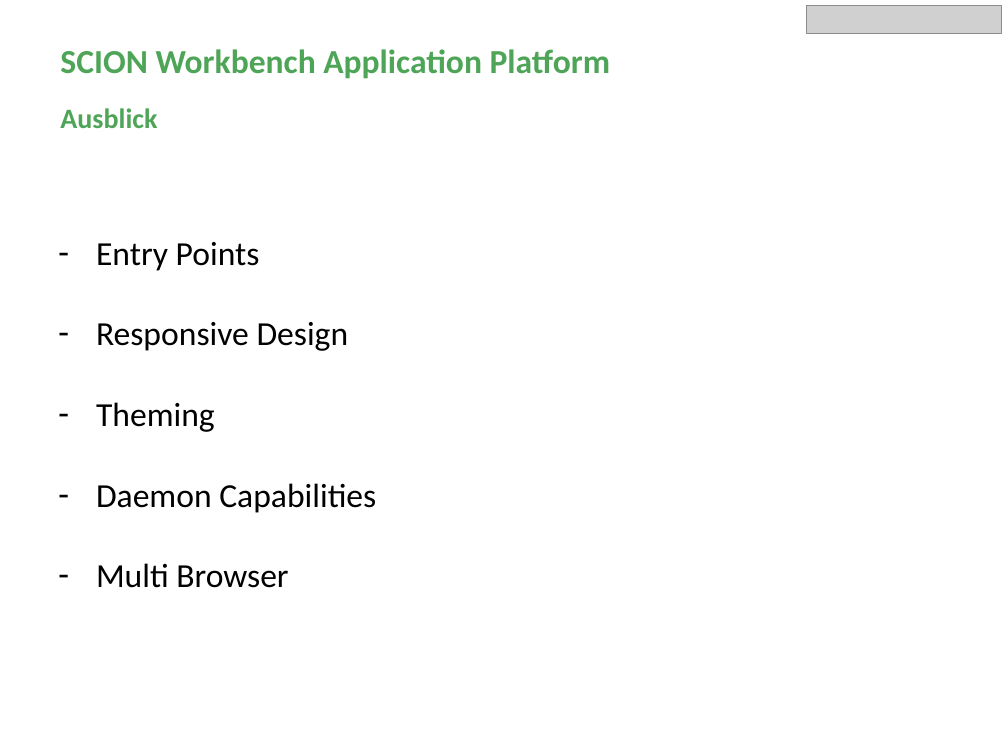
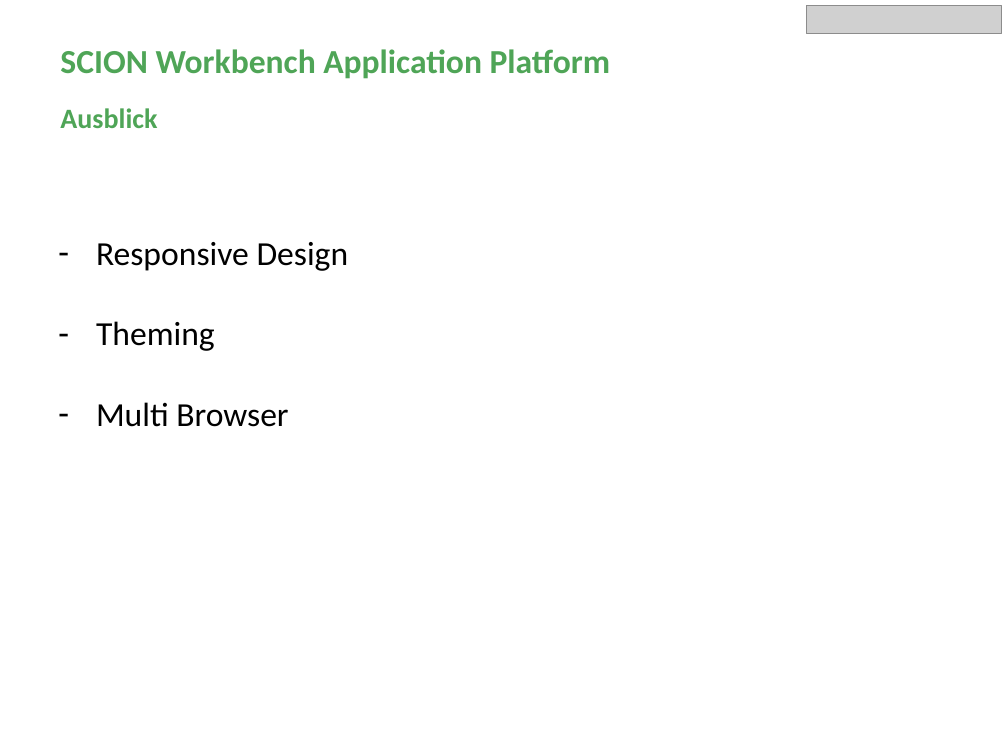
Before and after one commit to simoneggler/bat42, a slide deck: slide 10 of presentation-scion-workbench_revisited.pptx (slide 11 before the commit). Drawn at 1008x756 pixels with LibreOffice and Linux fonts; fonts in the diff are those of the drawing; grey boxes stand for pictures. Boxes give left, top, right and bottom in pixels: in the first picture for what was removed or moved away, otherwise in the second. Text is boxed around its words. In the diff, an @@ line names an element or a change of style, - is before the commit and + after.

```diff
--- a/presentation-scion-workbench_revisited.pptx
+++ b/presentation-scion-workbench_revisited.pptx
@@ text at box(96, 242, 260, 271): paragraph removed @@
-– Entry Points
@@ text at box(96, 483, 376, 513): paragraph removed @@
-– Daemon Capabilities
```
Also in this commit, not shown: 1 other slide changed, 1 slide removed.
